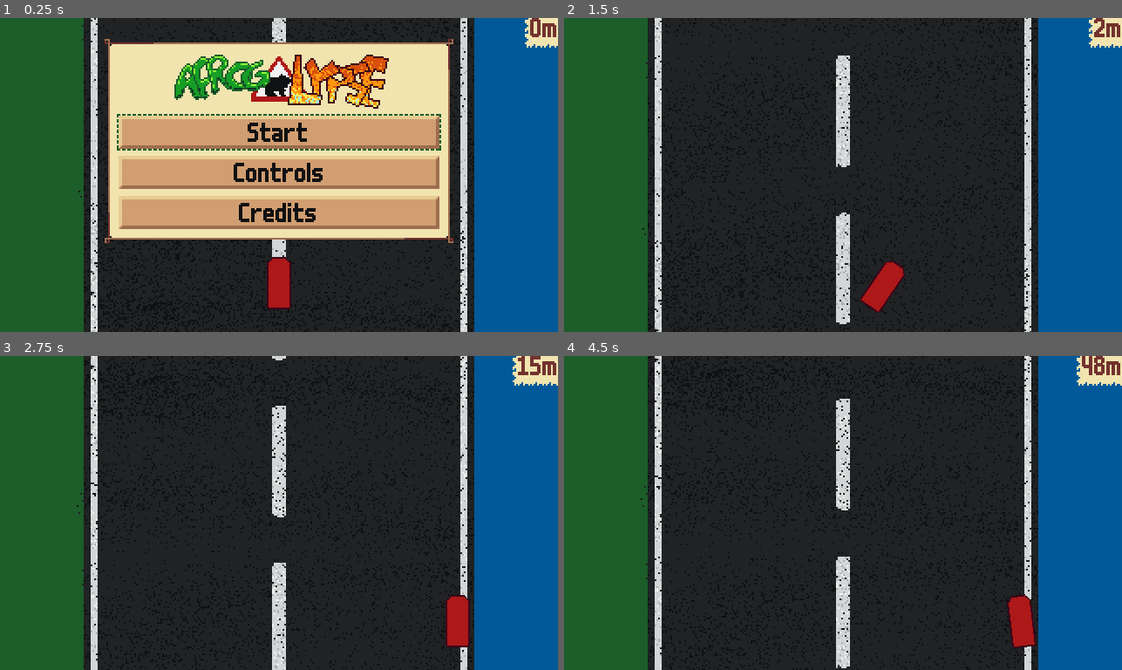
Above: before the commit, frames 1-4 (two rows, left to right).
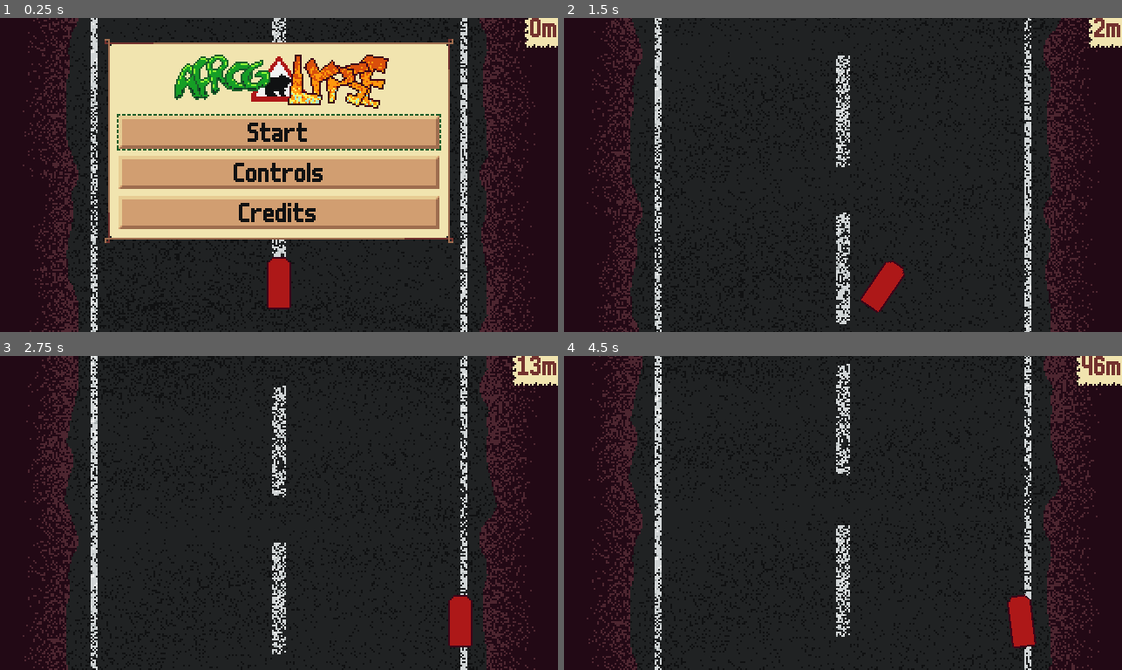
Above: after the commit, the same moments.

Repository: krobbi/afrogalypse
Game: Godot game, scene res://scenes/main/main.tscn
Same seed, same stepped clock (60 frames per second), same inputs: the game is played once before the commit and once after it.
Inputs:
- Up to frame 1 (0.25 s): no input
- Up to frame 2 (1.5 s): click "Start" at 0.5 s; hold D (steer_right) from 1.28 s (still down)
- Up to frame 3 (2.75 s): release D (steer_right) at 2.03 s; hold Space (brake) from 2.03 s (still down)
- Up to frame 4 (4.5 s): release Space (brake) at 2.78 s; hold D (steer_right) 2.78-4.28 s; hold A (steer_left) from 4.28 s (still down)

The runs differ from the first frame. In frame 1, 30% of the frame differs, in the area x 0-100%, y 0-100%; in frame 2, 31%; in frame 3, 32%; in frame 4, 32%.

Commit message:
Redecoration

Diff:
--- a/entities/car/car.gd
+++ b/entities/car/car.gd
@@ -7,17 +7,19 @@
 @export var brake_release: float = 2.0
 
 @export var pivot_amount: float = 0.6
-@export var brake_pivot_amount: float = 0.4
+@export var brake_pivot_amount: float = -0.4
 
 @export var turn_amount: float = 150.0
-@export var brake_turn_amount: float = -400.0
+@export var brake_turn_amount: float = -100.0
 
 @export var start_speed: float = 200.0
 @export var max_speed: float = 400.0
 @export var start_acceleration: float = 50.0
 @export var game_acceleration: float = 5.0
 @export var stop_deceleration: float = 200.0
+@export var brake_speed_mul: float = 0.8
 
+var target_speed: float = 0.0
 var wheel_position: float = 0.0
 var brake_position: float = 0.0
 
@@ -29,6 +31,12 @@
 			game_state(delta)
 		Global.GameState.STOPPING:
 			stopping_state(delta)
+
+	apply_speed()
+
+
+func apply_speed() -> void:
+	Global.speed = lerpf(target_speed, target_speed * brake_speed_mul, brake_position)
 
 
 func handle_input(delta: float, can_steer: bool) -> void:
@@ -57,20 +65,20 @@
 
 
 func starting_state(delta: float) -> void:
-	Global.speed = min(Global.speed + start_acceleration * delta, start_speed)
+	target_speed = min(target_speed + start_acceleration * delta, start_speed)
 	handle_input(delta, true)
 
-	if Global.speed >= start_speed:
+	if target_speed >= start_speed and not get_tree().get_first_node_in_group("frogs"):
 		Global.state = Global.GameState.GAME
 
 
 func game_state(delta: float) -> void:
-	Global.speed = min(Global.speed + game_acceleration * delta, max_speed)
+	target_speed = min(target_speed + game_acceleration * delta, max_speed)
 	handle_input(delta, true)
 
 
 func stopping_state(delta: float) -> void:
-	Global.speed = max(Global.speed - stop_deceleration * delta, 0.0)
+	target_speed = max(target_speed - stop_deceleration * delta, 0.0)
 	handle_input(delta, false)
 
 	if Global.speed <= 0.0:
--- a/entities/frog/frog.gd
+++ b/entities/frog/frog.gd
@@ -41,6 +41,9 @@
 		position.x += horizontal_velocity * delta
 		horizontal_velocity = max(horizontal_velocity - friction * delta, 0.0)
 
+		if global_position.x > 332.0:
+			queue_free()
+
 		if vertical_velocity >= 0.0 and sprite.position.y >= 0.0:
 			ground_timer = Global.rng.randf_range(ground_wait_min, ground_wait_max)
 
--- /dev/null
+++ b/entities/sign/sign.tscn
@@ -0,0 +1,12 @@
+[gd_scene load_steps=3 format=3 uid="uid://bmeflkttin1ks"]
+
+[ext_resource type="Texture2D" uid="uid://8n7gd3p7irab" path="res://resources/textures/entities/grass_patch/sign.png" id="1_6p7df"]
+[ext_resource type="PackedScene" uid="uid://ny61orou7nqh" path="res://components/mover/mover.tscn" id="2_bn40y"]
+
+[node name="Sign" type="Sprite2D"]
+texture = ExtResource("1_6p7df")
+offset = Vector2(0, -24)
+metadata/_edit_group_ = true
+
+[node name="Mover" parent="." node_paths=PackedStringArray("node") instance=ExtResource("2_bn40y")]
+node = NodePath("..")
--- a/gui/cards/controls_gui_card.tscn
+++ b/gui/cards/controls_gui_card.tscn
@@ -35,7 +35,7 @@
 
 [node name="DriftAction" type="Label" parent="VBoxContainer/GridContainer" index="5"]
 layout_mode = 2
-text = "Brake/Drift"
+text = "Brake"
 
 [node name="BackButton" type="Button" parent="VBoxContainer" index="2" groups=["focus"]]
 layout_mode = 2
Binary file changed: resources/textures/entities/grass_patch/sign.png
Binary file changed: resources/textures/entities/road_mark/road_section.png
Binary file changed: resources/textures/entities/road_mark/rsection.ase
